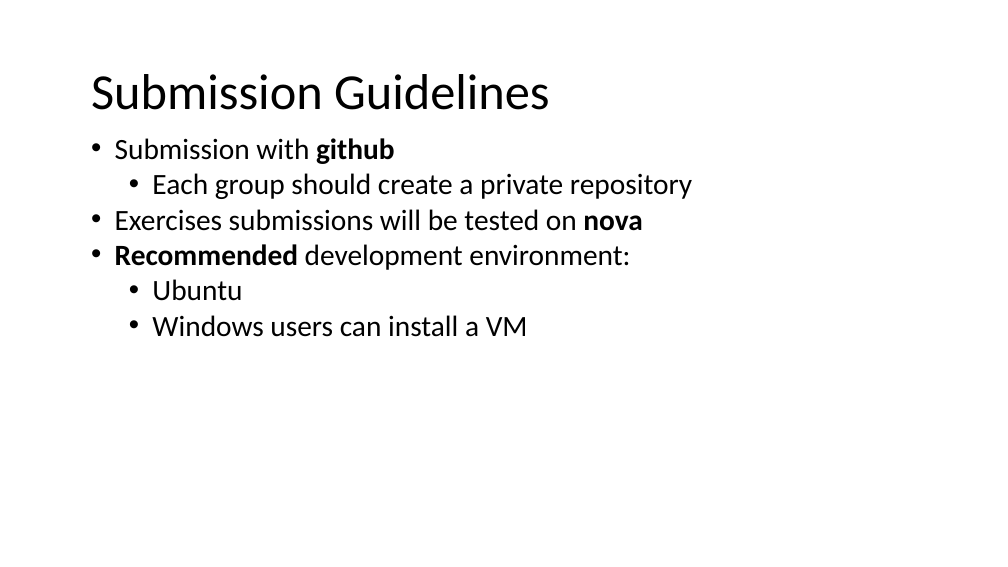
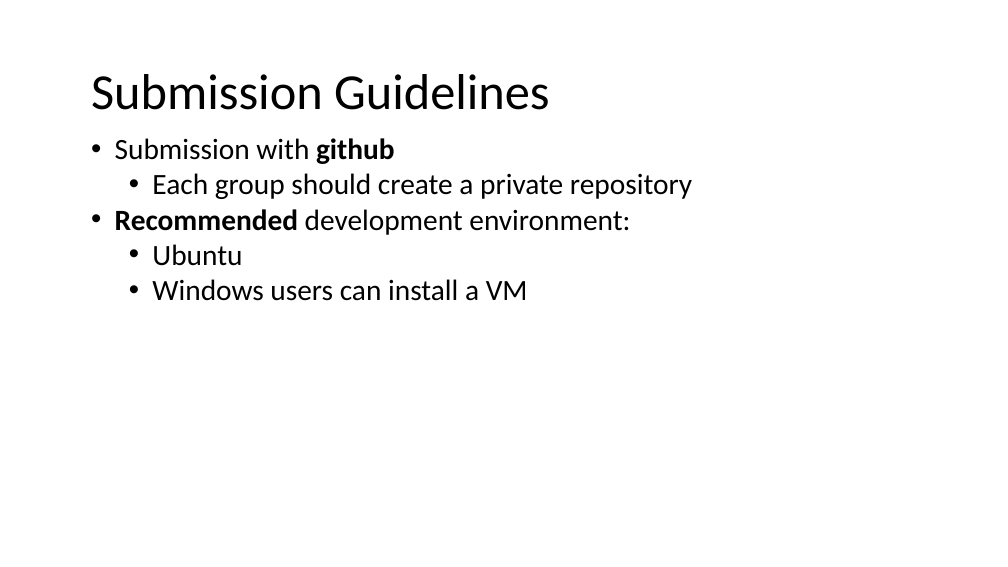
Before and after one commit to nivshani/compilation, a slide deck: slide 4 of new_slides/lexical_analysis.pptx. Drawn at 1008x567 pixels with LibreOffice and Linux fonts; fonts in the diff are those of the drawing. Boxes give left, top, right and bottom in pixels: in the first picture for what was removed or moved away, otherwise in the second. Text is boxed around its words. In the diff, an @@ line names an element or a change of style, - is before the commit and + after.

```diff
--- a/new_slides/lexical_analysis.pptx
+++ b/new_slides/lexical_analysis.pptx
@@ text at box(115, 209, 642, 231): paragraph removed @@
-• Exercises submissions will be tested on nova
```
Also in this commit, not shown: 1 other file.
